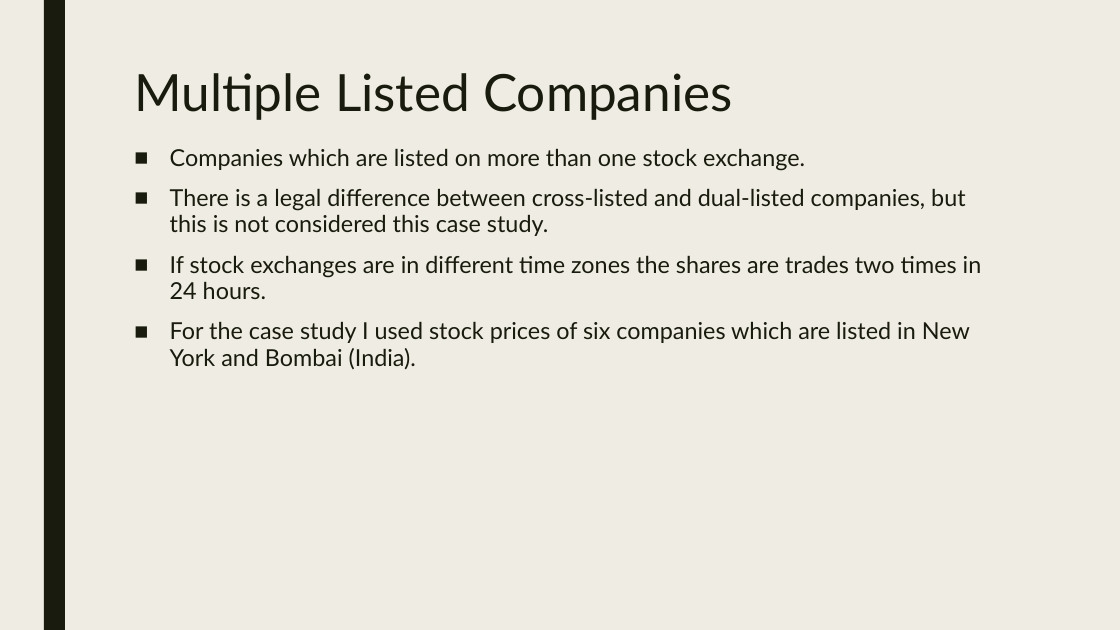
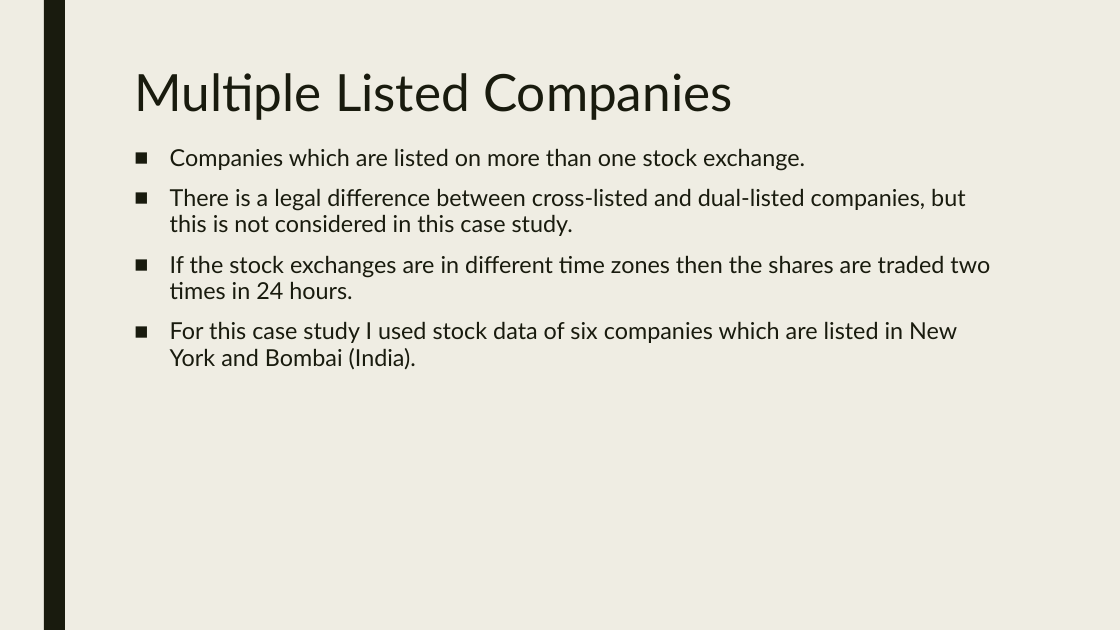
Before and after one commit to StefHai/NYCDS_Projects, a slide deck: slide 2 of 010 Shiny/Shiny Project Slides.pptx. Drawn at 1120x630 pixels with LibreOffice and Linux fonts; fonts in the diff are those of the drawing. Boxes give left, top, right and bottom in pixels: in the first picture for what was removed or moved away, otherwise in the second. Text is boxed around its words. In the diff, an @@ line names an element or a change of style, - is before the commit and + after.

```diff
--- a/010 Shiny/Shiny Project Slides.pptx
+++ b/010 Shiny/Shiny Project Slides.pptx
@@ text at bbox=[170, 188, 990, 369]: text changed @@
-■ There is a legal difference between cross-listed and dual-listed companies, but this is not considered this case study.
-■ If stock exchanges are in different time zones the shares are trades two times in 24 hours.
-■ For the case study I used stock prices of six companies which are listed in New York and Bombai (India).
+■ There is a legal difference between cross-listed and dual-listed companies, but this is not considered in this case study.
+■ If the stock exchanges are in different time zones then the shares are traded two times in 24 hours.
+■ For this case study I used stock data of six companies which are listed in New York and Bombai (India).
```
Also in this commit, not shown: 6 other slides changed, 1 other file.
